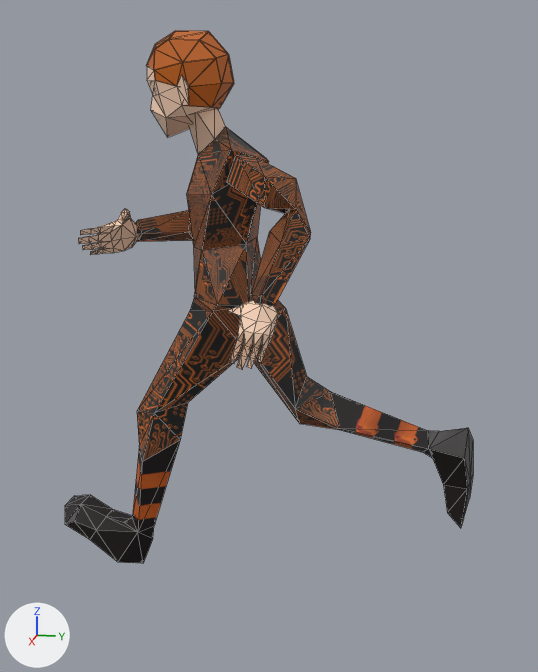
The glTF model public/models/Player.gltf as it was, and as the next commit left it.
Before and after are seen from a 50 mm lens placed at (2.245, 0.477, 1.432), pointed at (0.049, 0.037, 0.883). The axes (+X, +Y, +Z) are drawn at lower left. The lights are the same throughout. Both versions are drawn at frame 5 of the action 'Armature|mixamo.com|Layer0'; the numbers are the values there. Mesh edges are drawn as thin lines. Vertices at the same position are counted once.

Objects in the first picture: 'BaseModels', 'hair'.
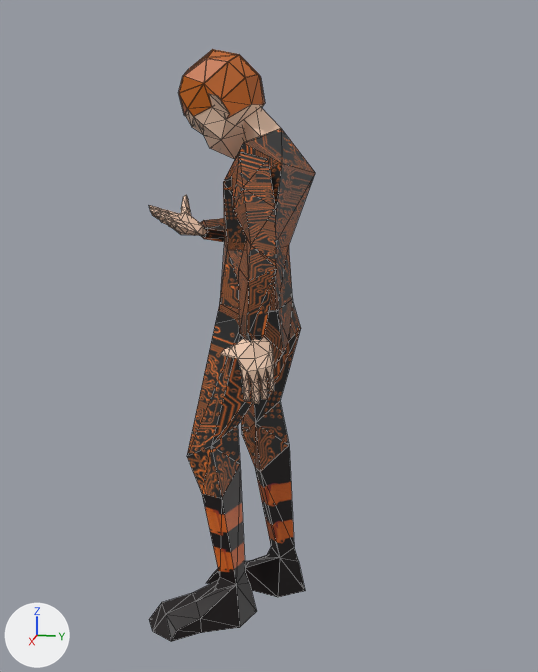
Scene script edits in JSON lines:
```json
{"block": "me_basemodels_001", "where": "# used by ob_basemodels; location = (0.0, 0.0, 0.0); rotation_euler = (1.571, 0.0, 0.0), in degrees (90, 0, 0); scale = (0.01, 0.01, 0.01)"}
{"op": "remove", "block": "me_basemodels_001", "code": "me_basemodels_001.from_pydata(...)  # 313 vertices, 600 faces; spans x -24.0..33.0, y 4.0..177.0, z -69.0..69.0"}
{"op": "add", "block": "me_basemodels_001", "code": "me_basemodels_001.from_pydata(...)  # 313 vertices, 600 faces; spans x -27.0..38.0, y 0.0..172.0, z -17.0..34.0"}
{"block": "me_basemodels_001", "change": "me_basemodels_001 part 1: the loose piece of 48 vertices spanning x -8.0..20.0, y 148.0..177.0, z 6.0..32.0 is multiplied about its middle by the matrix ((0.987, -0.081, -0.141), (-0.018, 0.806, -0.591), (0.162, 0.586, 0.794)), then moved by (-6.0, -5.0, -9.0)"}
{"block": "me_basemodels_001", "change": "me_basemodels_001 part 2: the loose piece of 61 vertices spanning x 22.0..33.0, y 85.0..105.0, z -11.0..5.0 is multiplied about its middle by the matrix ((0.946, 0.285, 0.151), (-0.221, 0.914, -0.342), (-0.236, 0.29, 0.928)), then moved by (-3.0, -11.0, 1.0)"}
{"block": "me_basemodels_001", "change": "me_basemodels_001 part 3: the loose piece of 61 vertices spanning x -5.0..11.0, y 112.0..127.0, z 40.0..55.0 is multiplied about its middle by the matrix ((0.343, -0.768, 0.541), (0.909, 0.126, -0.397), (0.237, 0.628, 0.742)), then moved by (-6.0, 3.0, -20.0)"}
{"block": "me_basemodels_001", "change": "me_basemodels_001 part 4: 143 of 313 vertices moved; they spanned x -24.0..30.0, y 4.0..158.0, z -69.0..69.0 and now span x -27.0..38.0, y 0.0..158.0, z -17.0..30.0; mean shift (5.0, -9.0, -2.0); largest move (-11.0, 25.0, -67.0) -> (-1.0, 0.0, 17.0)"}
{"block": "me_basemodels_002", "where": "# used by ob_hair; location = (0.0, 0.0, 0.0); rotation_euler = (1.571, 0.0, 0.0), in degrees (90, 0, 0); scale = (0.01, 0.01, 0.01)"}
{"op": "remove", "block": "me_basemodels_002", "code": "me_basemodels_002.from_pydata(...)  # 31 vertices, 46 faces; spans x -5.1..17.8, y 155.6..176.9, z 6.3..32.1"}
{"op": "add", "block": "me_basemodels_002", "code": "me_basemodels_002.from_pydata(...)  # 31 vertices, 46 faces; spans x -11.2..11.2, y 152.4..172.5, z -1.1..24.7"}
{"block": "me_basemodels_002", "change": "me_basemodels_002 part 5: 31 of 31 vertices moved; they spanned x -5.1..17.8, y 155.6..176.9, z 6.3..32.1 and now span x -11.2..11.2, y 152.4..172.5, z -1.1..24.7; mean shift (-6.5, -5.1, -6.2); largest move (7.0, 167.7, 32.1) -> (-1.6, 154.2, 23.7)"}
```

What differs and where, as boxes [x1, y1, x2, y2] in the pictures (538 x 672 px; the box of a moved part takes in the faces that stretch with it):
```json
{"object": "BaseModels", "change": "reshaped", "before": [65, 66, 473, 564], "after": [149, 94, 315, 642], "on screen": "59% narrower, 10% taller"}
{"object": "hair", "change": "reshaped", "before": [146, 30, 234, 108], "after": [179, 49, 265, 119], "on screen": "10% shorter"}
{"part": 1, "of": "me_basemodels_001", "change": "moved or reshaped", "before": [147, 66, 219, 137], "after": [185, 94, 263, 159]}
{"part": 2, "of": "me_basemodels_001", "change": "moved or reshaped", "before": [228, 300, 278, 370], "after": [221, 337, 274, 404]}
{"part": 3, "of": "me_basemodels_001", "change": "moved or reshaped", "before": [78, 208, 139, 255], "after": [149, 195, 207, 235]}
{"part": 4, "of": "me_basemodels_001", "change": "moved or reshaped", "before": [65, 109, 473, 564], "after": [149, 108, 315, 642]}
```
